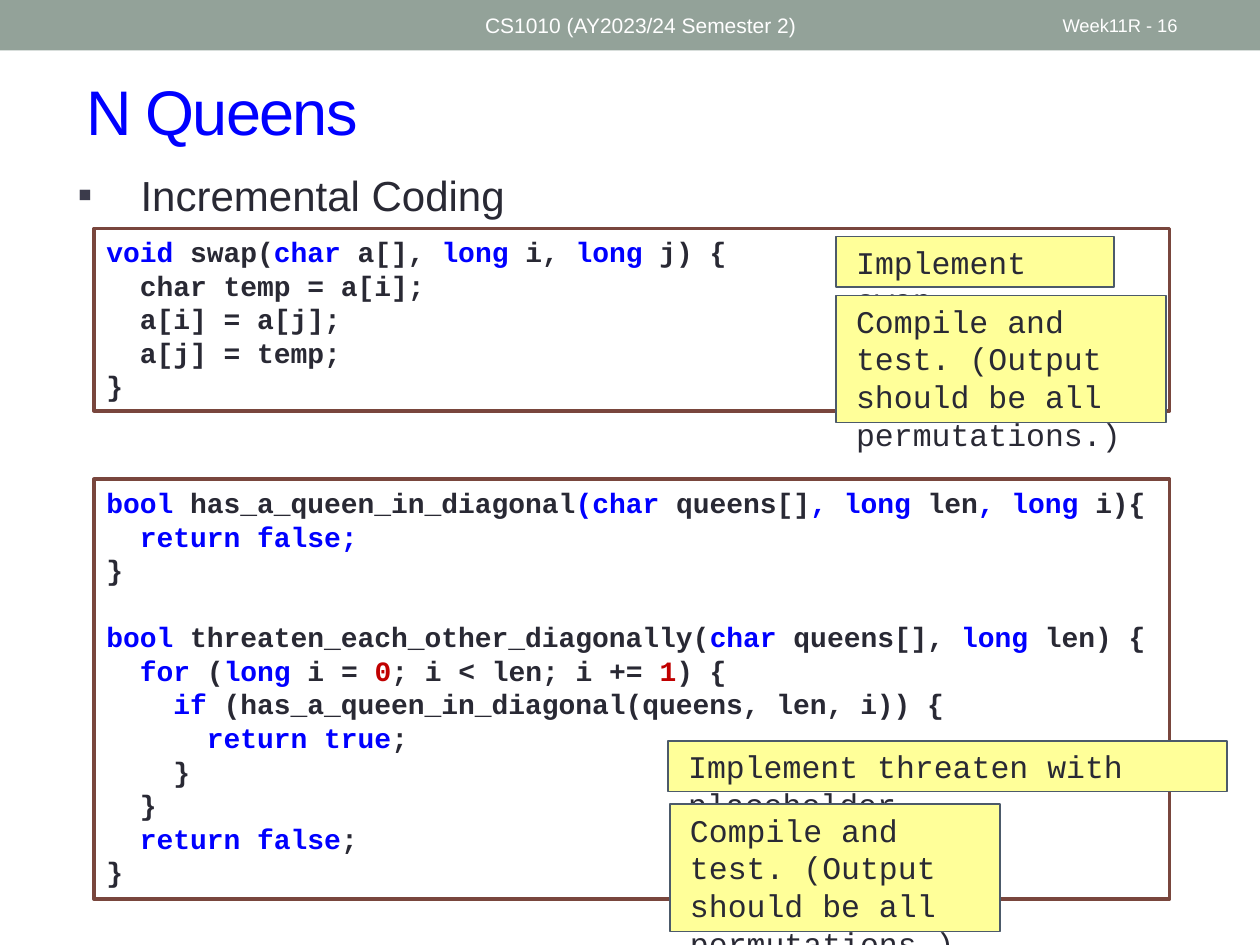
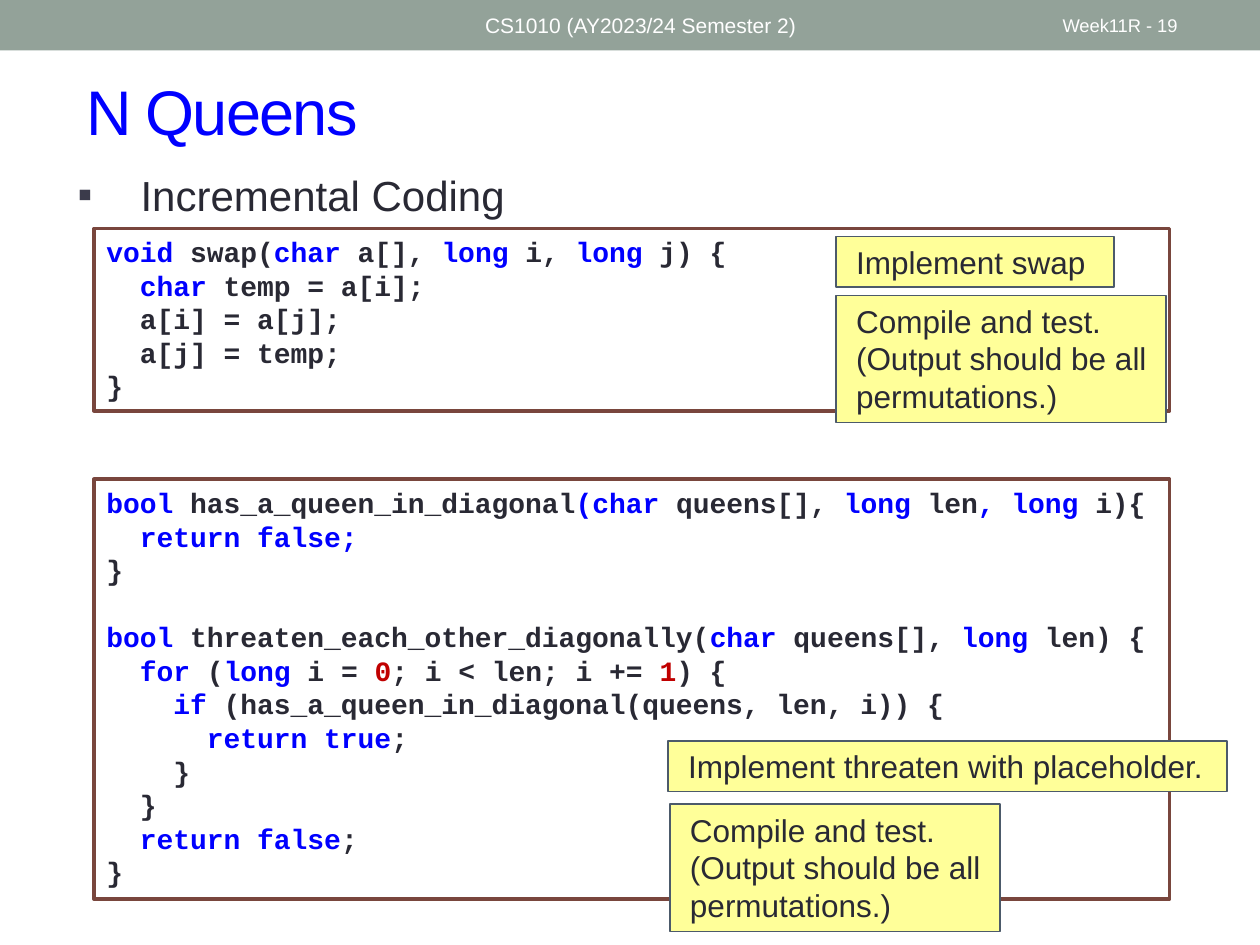
Before and after one commit to nus-cs1010-2425-s2/website, a slide deck: slide 19 of slides/Week11_Recap.pptx (slide 16 before the commit). Drawn at 1260x945 pixels with LibreOffice and Linux fonts; fonts in the diff are those of the drawing. Boxes give left, top, right and bottom in pixels: in the first picture for what was removed or moved away, otherwise in the second. Text is boxed around its words. In the diff, an @@ line names an element or a change of style, - is before the commit and + after.

```diff
--- a/slides/Week11_Recap.pptx
+++ b/slides/Week11_Recap.pptx
@@ page number at (x1=1063, y1=19, x2=1177, y2=32): text changed @@
-Week11R - 16
+Week11R - 19
@@ text in rectangle at (x1=140, y1=276, x2=425, y2=302): text colour #292934 to #0000FF in "char" @@
@@ text in rectangle at (x1=106, y1=493, x2=1145, y2=519): text colour #0000FF to #292934 in "queens[]," @@
@@ font Courier New to Arial in 4 elements at (x1=835, y1=237, x2=1114, y2=287), (x1=668, y1=741, x2=1227, y2=791), (x1=835, y1=295, x2=1166, y2=422), (x1=670, y1=804, x2=1000, y2=931) @@
```
Also in this commit, not shown: 6 other slides changed, 3 slides added, 4 other files.
